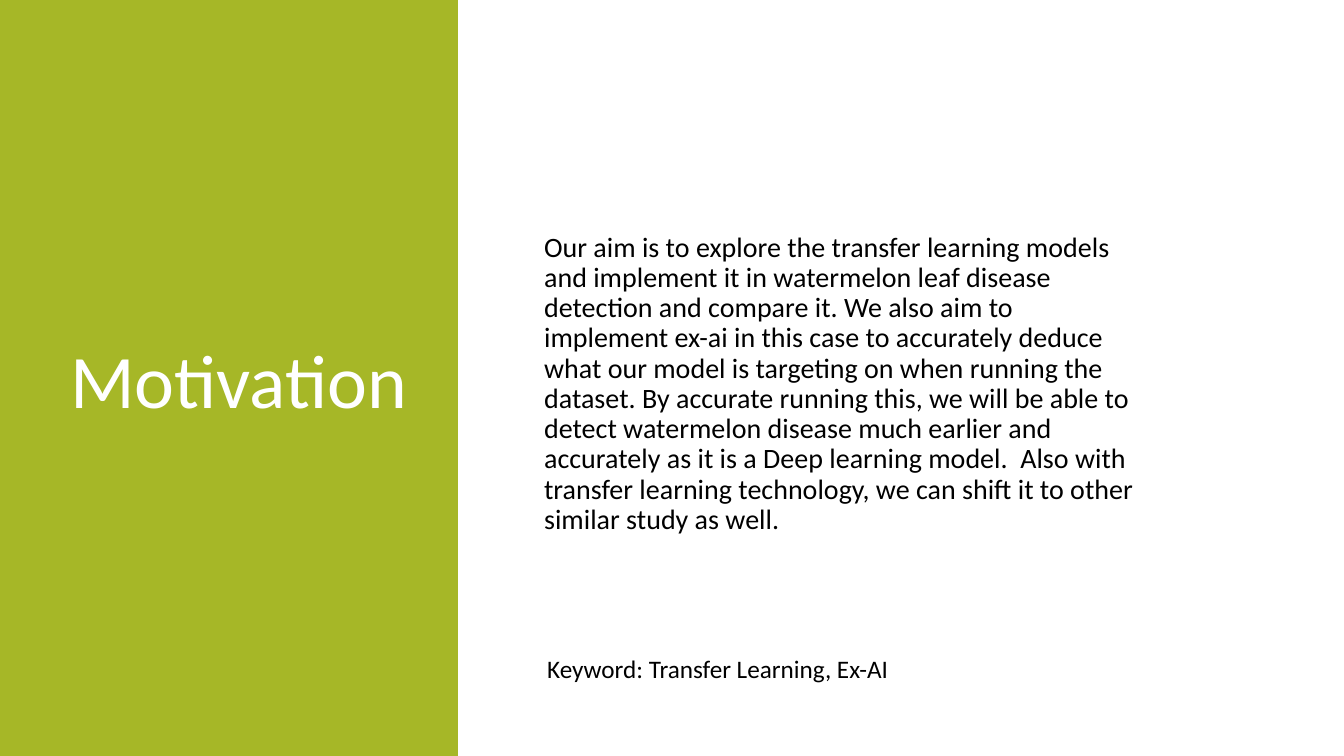
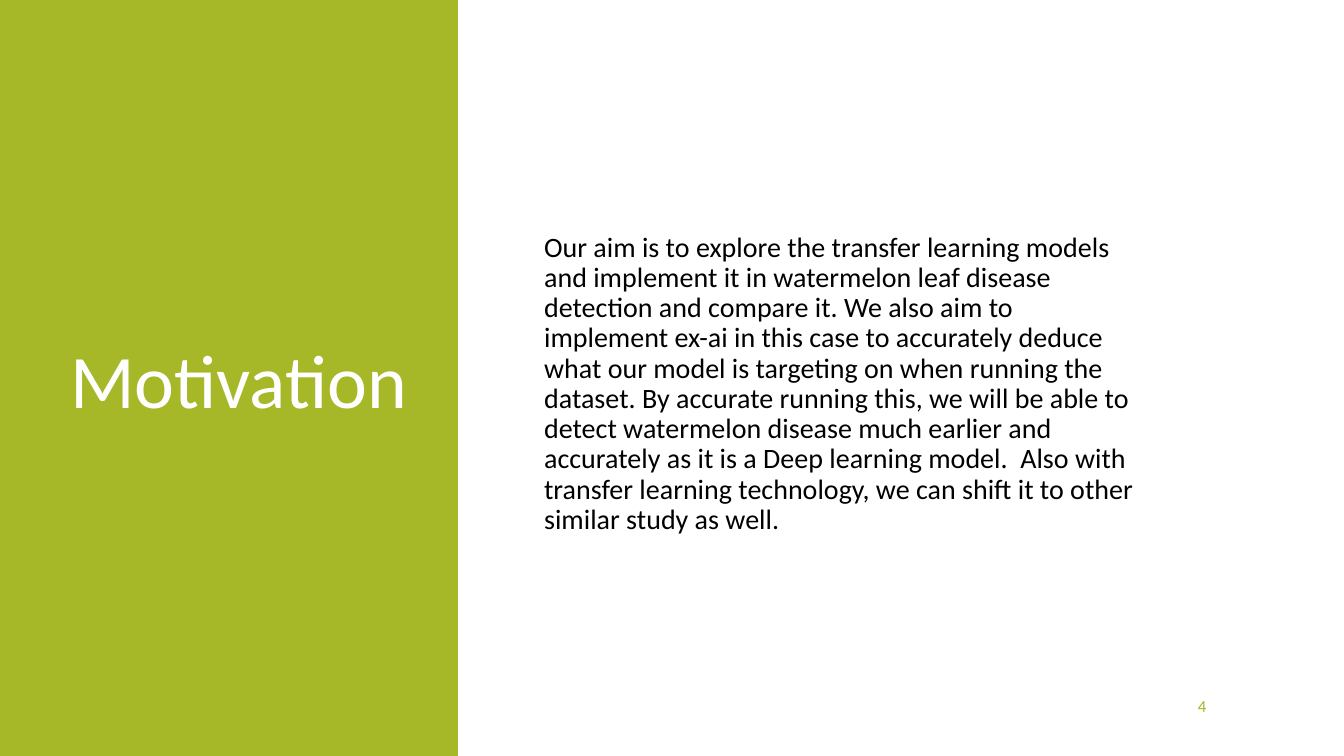
Before and after one commit to mdFuadIslam/cse438, a slide deck: slide 4 of Submission3/Slide.pptx. Drawn at 1344x756 pixels with LibreOffice and Linux fonts; fonts in the diff are those of the drawing. Boxes give left, top, right and bottom in pixels: in the first picture for what was removed or moved away, otherwise in the second. Text is boxed around its words. In the diff, an @@ line names an element or a change of style, - is before the commit and + after.

```diff
--- a/Submission3/Slide.pptx
+++ b/Submission3/Slide.pptx
@@ text removed at box(547, 660, 888, 683) @@
-Keyword: Transfer Learning, Ex-AI
@@ page number added at box(1198, 701, 1206, 712), 12 pt, text #A6B727 @@
+4
```
Also in this commit, not shown: 9 other slides changed, 4 other files.
